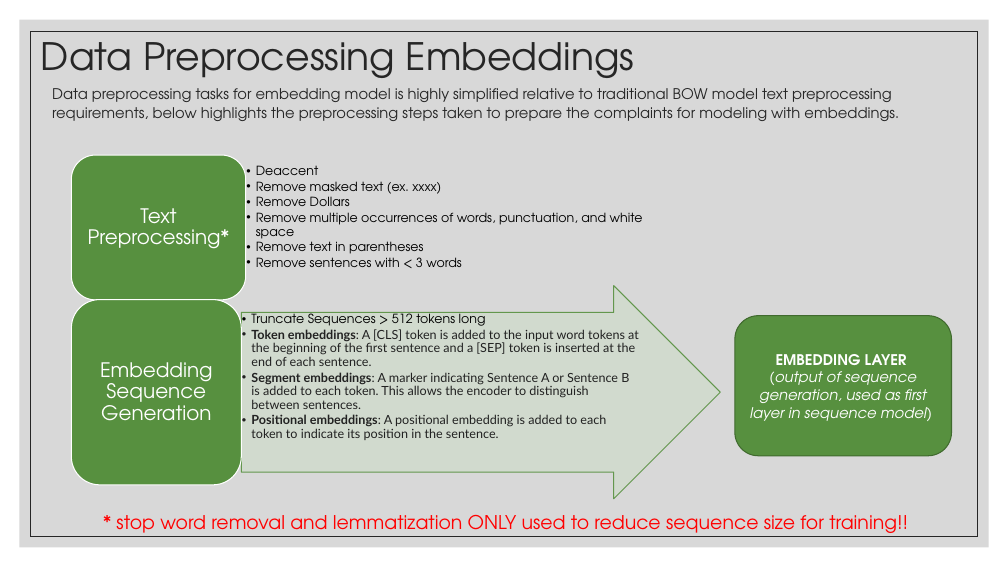
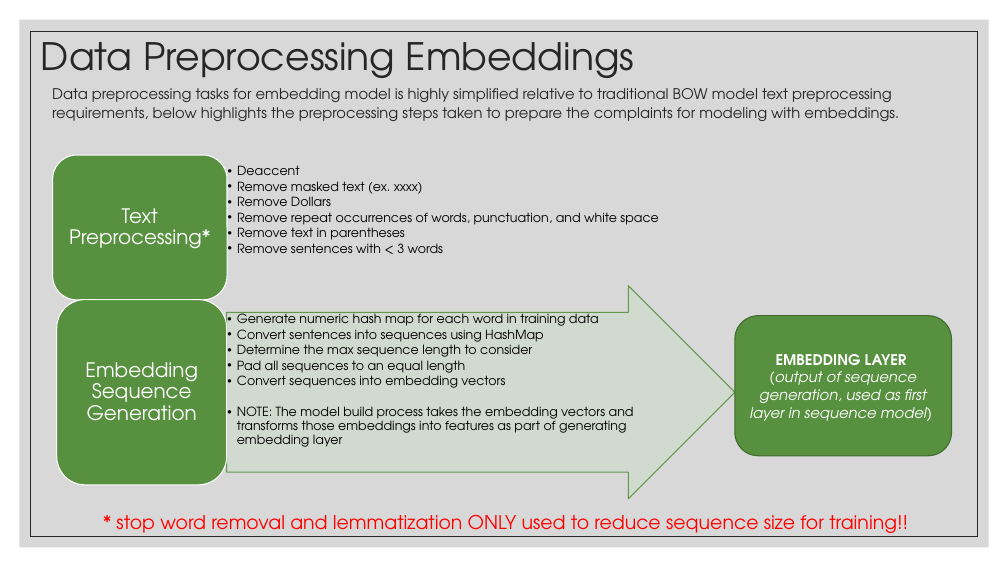
Before and after one commit to zack-carideo/qas4_casestudy, a slide deck: slide 12 of CFPB Complaint Modeling.pptx (slide 10 before the commit). Drawn at 1008x567 pixels with LibreOffice and Linux fonts; fonts in the diff are those of the drawing. Boxes give left, top, right and bottom in pixels: in the first picture for what was removed or moved away, otherwise in the second. Text is boxed around its words. In the diff, an @@ line names an element or a change of style, - is before the commit and + after.

```diff
--- a/CFPB Complaint Modeling.pptx
+++ b/CFPB Complaint Modeling.pptx
@@ rounded rectangle: place and size @@
-rounded rectangle at <box>71,155,246,300</box>
+rounded rectangle at <box>53,155,228,300</box>
@@ text "Text Preprocessing*": place and size @@
-text "Text Preprocessing*" at <box>88,208,229,249</box>
+text "Text Preprocessing*" at <box>69,208,210,249</box>
@@ text "Deaccent": place and size @@
-text "Deaccent" at <box>256,165,643,267</box>
+text "Deaccent" at <box>237,165,658,253</box>
@@ text at <box>237,212,658,229</box>: text changed @@
-  • Remove multiple occurrences of words, punctuation, and white space
+  • Remove repeat occurrences of words, punctuation, and white space
@@ rounded rectangle: place and size @@
-rounded rectangle at <box>71,299,241,485</box>
+rounded rectangle at <box>57,299,227,485</box>
@@ right arrow: place and size @@
-right arrow at <box>241,286,721,499</box>
+right arrow at <box>227,286,735,499</box>
@@ text "Embedding Sequence Generation": place and size @@
-text "Embedding Sequence Generation" at <box>100,362,213,421</box>
+text "Embedding Sequence Generation" at <box>85,362,198,421</box>
@@ text at <box>237,312,634,447</box>: text changed; font Lato to TeX Gyre Adventor; text colour #222222 to #000000 @@
-  • Truncate Sequences > 512 tokens long
-  • Token embeddings: A [CLS] token is added to the input word tokens at the beginning of the first sentence and a [SEP] token is inserted at the end of each sentence.
-  • Segment embeddings: A marker indicating Sentence A or Sentence B is added to each token. This allows the encoder to distinguish between sentences.
-  • Positional embeddings: A positional embedding is added to each token to indicate its position in the sentence.
+  • Generate numeric hash map for each word in training data
+  • Convert sentences into sequences using HashMap
+  • Determine the max sequence length to consider
+  • Pad all sequences to an equal length
+  • Convert sequences into embedding vectors
+  • NOTE: The model build process takes the embedding vectors and transforms those embeddings into features as part of generating embedding layer
```
Also in this commit, not shown: 14 other slides changed, 1 slide added, 1 slide removed.
